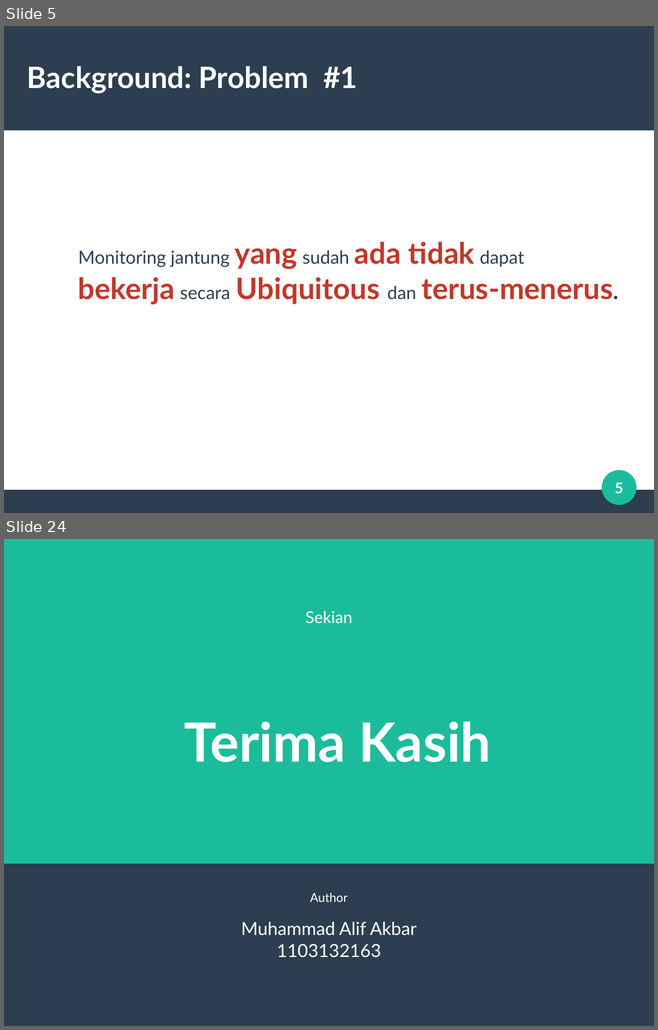
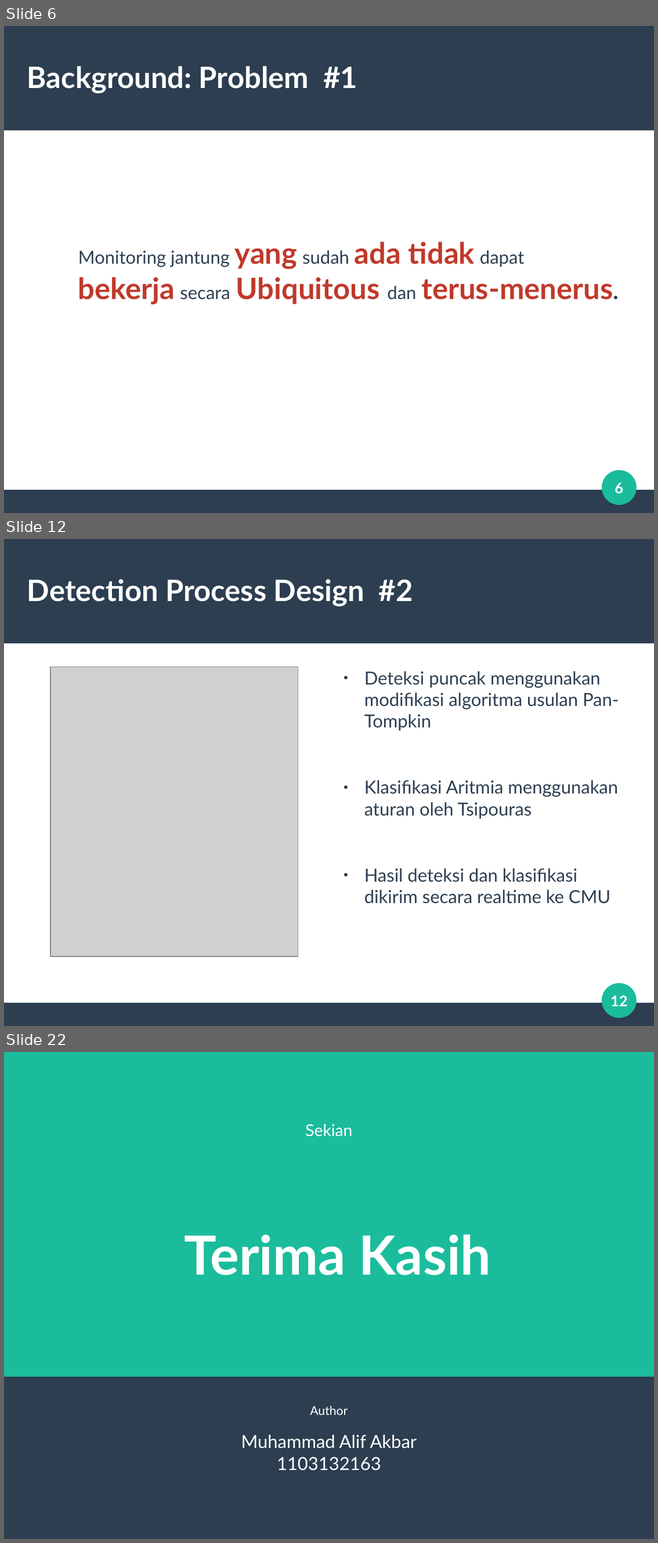
Before and after one commit to alifgiant/TA-Paper, a slide deck: presentation/Silde Sidang.odp. Shown one above the other, each under a label of ours: slides 5 and 24 before the commit, slides 6, 12 and 22 after it; the slides between them are not shown. The pictures are 658x1030 and 658x1543 pixels, drawn with LibreOffice and Linux fonts; fonts in the diff are those of the drawing; grey boxes stand for pictures. Boxes give left, top, right and bottom in pixels: in the first picture for what was removed or moved away, otherwise in the second. Text is boxed around its words. In the diff, an @@ line names an element or a change of style, - is before the commit and + after.

```diff
--- a/presentation/Silde Sidang.odp
+++ b/presentation/Silde Sidang.odp
@@ slide 12 added at [4, 539, 654, 1026], background #FFFFFF; not listed: 3 template elements that a slide beside it also shows @@
@@ title added at [27, 579, 413, 606], 36 pt, text #FFFFFF, bold @@
+Detection Process Design #2
@@ picture added at [50, 667, 298, 957] @@
@@ text added at [364, 671, 618, 904], 22 pt, text #2C3E50 @@
+● Deteksi puncak menggunakan modifikasi algoritma usulan Pan-Tompkin
+● Klasifikasi Aritmia menggunakan aturan oleh Tsipouras
+● Hasil deteksi dan klasifikasi dikirim secara realtime ke CMU
@@ page number added at [610, 995, 627, 1006], 18 pt, text #FFFFFF, bold @@
+12
@@ what was slide 5 is now slide 6 @@
@@ page number at [614, 482, 623, 494]: text changed @@
-5
+6
@@ what was slide 24 is now slide 22 @@
```
Also in this commit, not shown: 11 slides changed, 15 other slides added, 8 slides removed, 6 other files.
